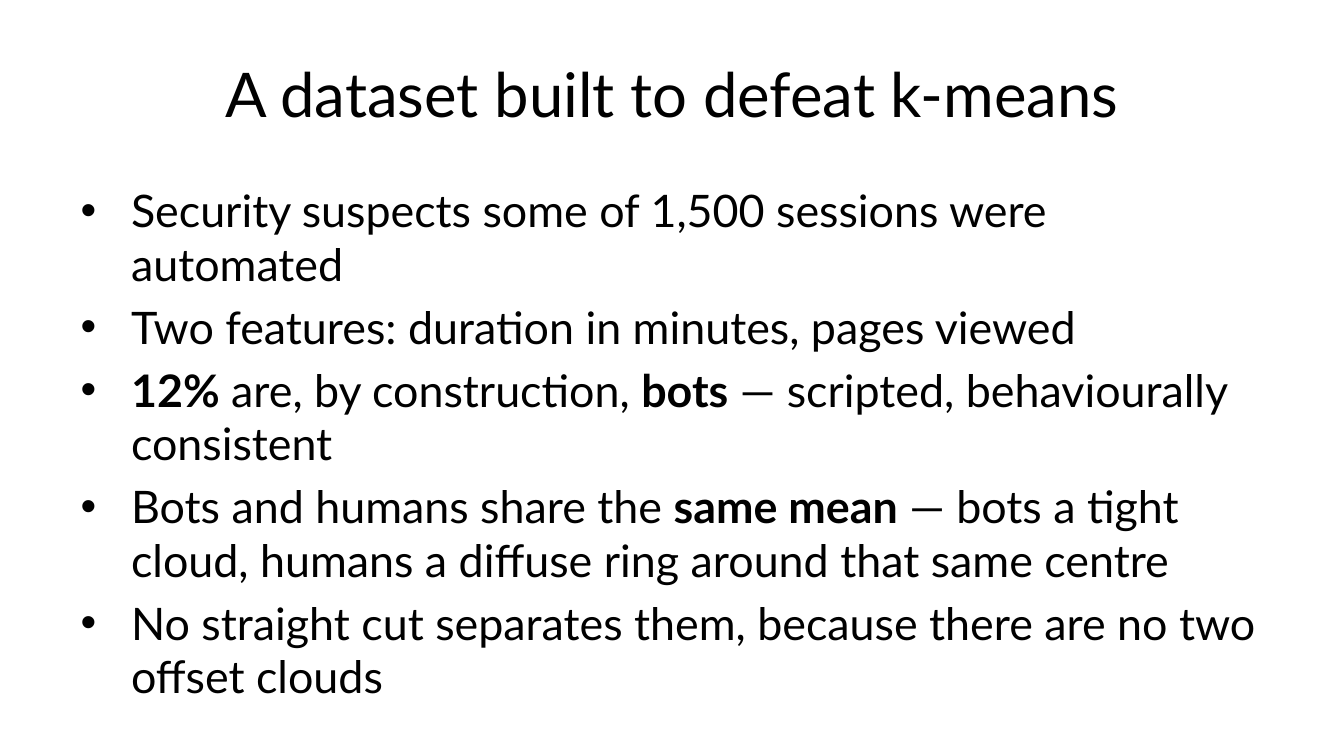
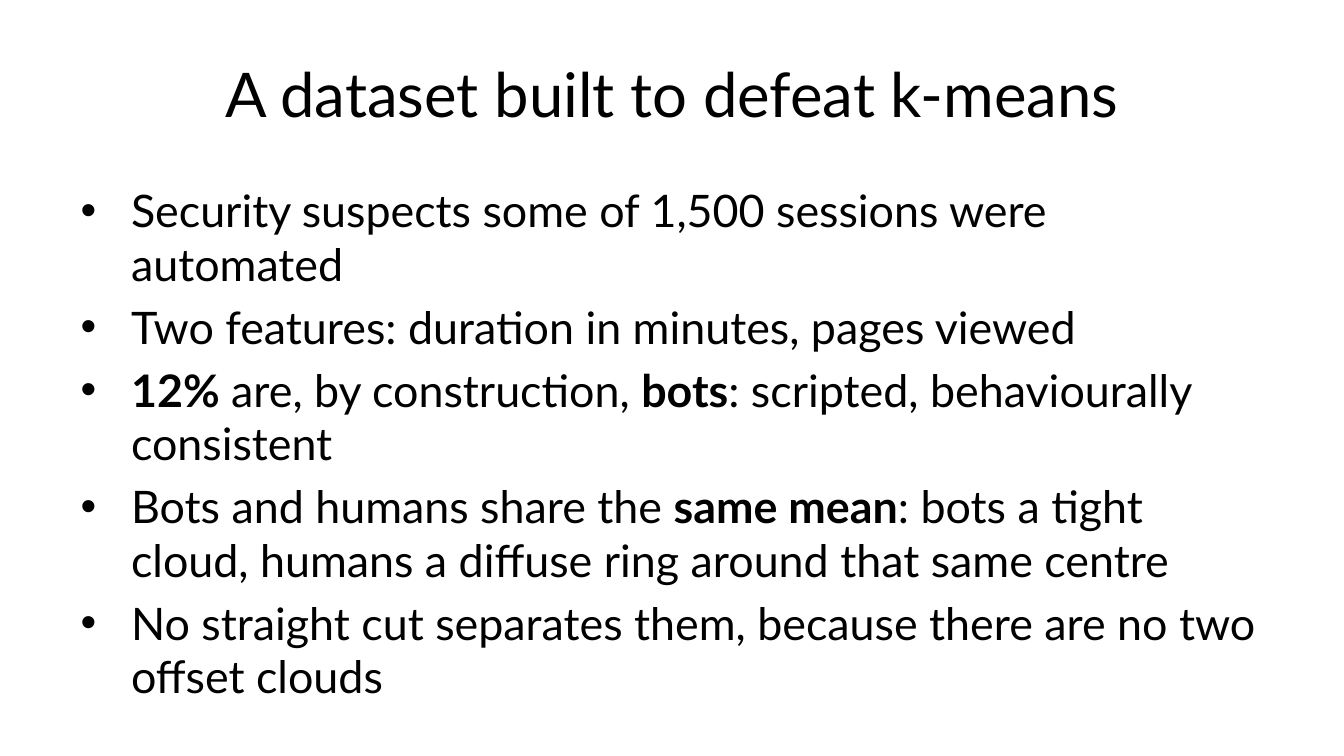
Before and after one commit to fabioantonini/technologies-for-artificial-intelligence, a slide deck: slide 25 of Lessons/08_unsupervised_learning/Slides/unsupervised_learning_slides.pptx. Drawn at 1344x756 pixels with LibreOffice and Linux fonts; fonts in the diff are those of the drawing; background and template pictures are left out. Boxes give left, top, right and bottom in pixels: in the first picture for what was removed or moved away, otherwise in the second. Text is boxed around its words. In the diff, an @@ line names an element or a change of style, - is before the commit and + after.

```diff
--- a/Lessons/08_unsupervised_learning/Slides/unsupervised_learning_slides.pptx
+++ b/Lessons/08_unsupervised_learning/Slides/unsupervised_learning_slides.pptx
@@ text at [131, 373, 1192, 586]: text changed @@
-• 12% are, by construction, bots — scripted, behaviourally consistent
-• Bots and humans share the same mean — bots a tight cloud, humans a diffuse ring around that same centre
+• 12% are, by construction, bots: scripted, behaviourally consistent
+• Bots and humans share the same mean: bots a tight cloud, humans a diffuse ring around that same centre
```
Also in this commit, not shown: 33 other slides changed, 27 other files.
